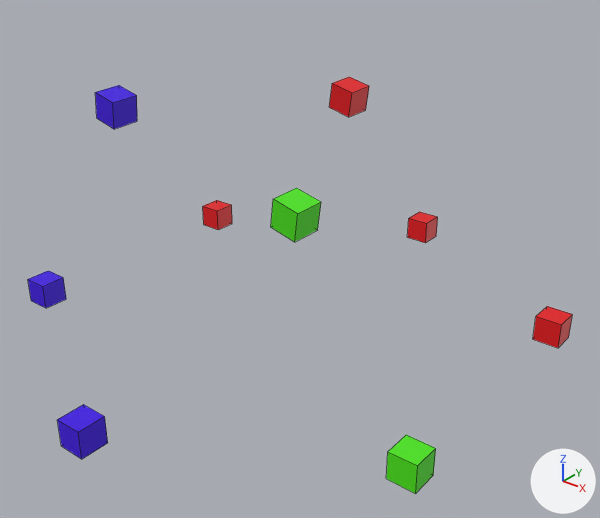
One commit to the Blender file models/simulate_1.blend: the scene before it, then after it.
Rendered twice from a 50 mm camera at (3.63, -4.4, 3.18) aimed at (0.24, -0.16, 0.55). Arrows for +X, +Y and +Z are at lower right; the lights stay in place. Mesh edges are drawn as thin lines.

In view in the first picture: 'A', 'B', 'C', 'a1', 'a2', 'a3', 'b1', 'b2', 'c1'.
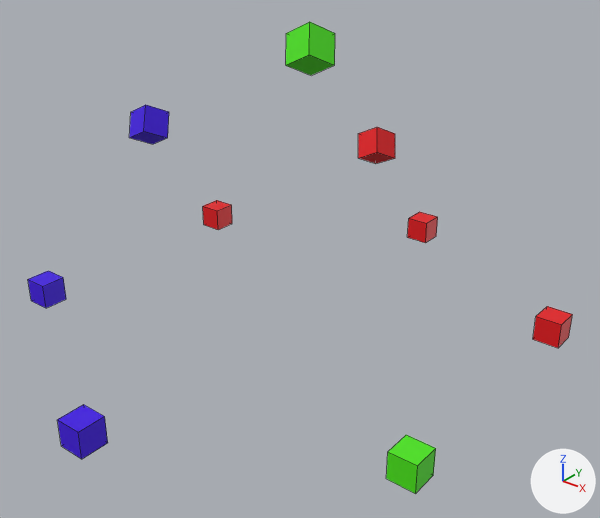
What changed in the scene script:
```text
Change ob_a:
    ob_a.location: (0.037, 0.681, 1.538) -> (0.235, 0.787, 1.164)
    ob_a.rotation_euler: (0.069, 0.193, -0.0661) -> (-0.485, -0.455, -0.0535)  # degrees (4, 11, -3.8) -> degrees (-28, -26, -3.1)
Change ob_b:
    ob_b.location: (-0.929, -0.754, 1.602) -> (-0.919, -0.48, 1.411)
    ob_b.rotation_euler: (0.069, 0.193, -0.0661) -> (-0.485, -0.455, -0.0535)  # degrees (4, 11, -3.8) -> degrees (-28, -26, -3.1)
Change ob_c:
    ob_c.location: (0.767, -0.867, 1.27) -> (0.634, -0.563, 2.173)
    ob_c.rotation_euler: (0.069, 0.193, -0.0661) -> (-0.485, -0.455, -0.0535)  # degrees (4, 11, -3.8) -> degrees (-28, -26, -3.1)
```

Changed parts and their boxes [x1, y1, x2, y2] in the pictures (600 x 518 px):
'C', moved, turned: before [271, 188, 321, 242]; after [286, 22, 335, 75]
'B', moved, turned: before [95, 85, 137, 129]; after [129, 105, 169, 144]
'A', moved, turned: before [329, 77, 369, 117]; after [358, 127, 395, 164]
